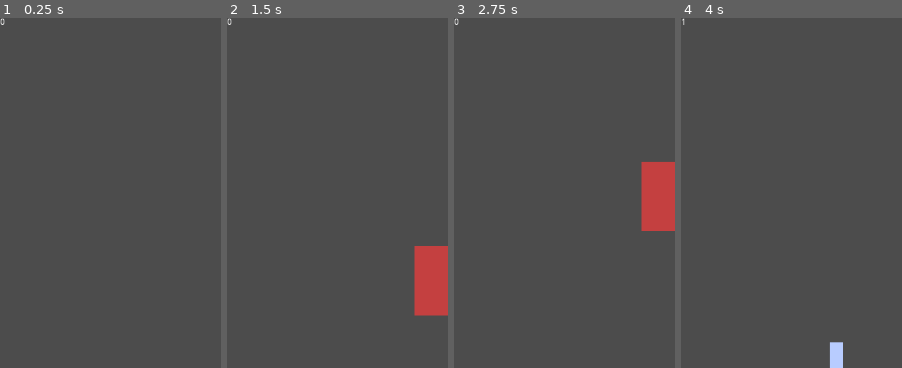
Above: before the commit, frames 1-4 (left to right).
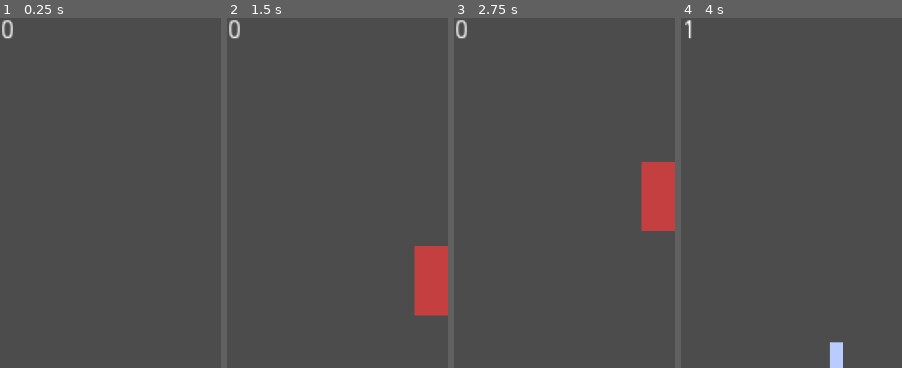
Above: after the commit, the same moments.

Repository: arthurnog/MicRunner
Game: Godot game, scene res://scenes/GAME.tscn
Same seed, same stepped clock (60 frames per second), same inputs: the game is played once before the commit and once after it.
Inputs (mouse positions are % of the whole screen's width and height, from its top left):
- Up to frame 1 (0.25 s): no input
- Up to frame 2 (1.5 s): tap Enter at 0.5 s; hold Up (ui_up) 0.53-1.28 s; click (51, 57) at 0.67 s; move the mouse to (31, 63) at 1.27 s; hold Down (ui_down) from 1.28 s (still down)
- Up to frame 3 (2.75 s): move the mouse to (61, 32) at 2.02 s; release Down (ui_down) at 2.03 s; hold Up (ui_up) from 2.03 s (still down)
- Up to frame 4 (4 s): move the mouse to (46, 80) at 2.77 s; click (46, 80) at 2.92 s; move the mouse to (81, 74) at 3.52 s; release Up (ui_up) at 3.53 s; hold Down (ui_down) from 3.53 s (still down)
The pictures show only the part of the screen within x 0-50%, y 0-50%; the shares and areas given below are measured in that part.

The runs differ from the first frame. In frame 1, 0.2% of the frame differs, in the area x 0-6%, y 0-6%; in frame 2, 0.2%; in frame 3, 0.2%; in frame 4, 0.1%.

Commit message:
avaliando as demos de audio do godot 3.2

Diff:
--- a/humingRunner/scenes/GAME.tscn
+++ b/humingRunner/scenes/GAME.tscn
@@ -12,6 +12,7 @@
 [node name="score" type="Label" parent="hud"]
 margin_right = 139.0
 margin_bottom = 51.0
+rect_scale = Vector2( 3, 3 )
 __meta__ = {
 "_edit_use_anchors_": false
 }
